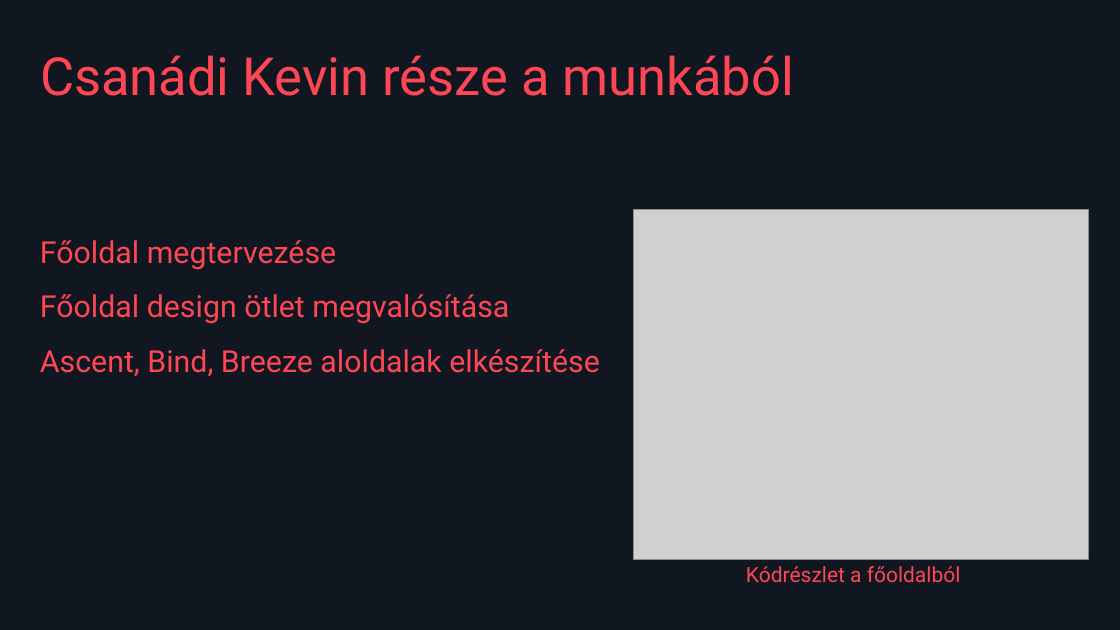
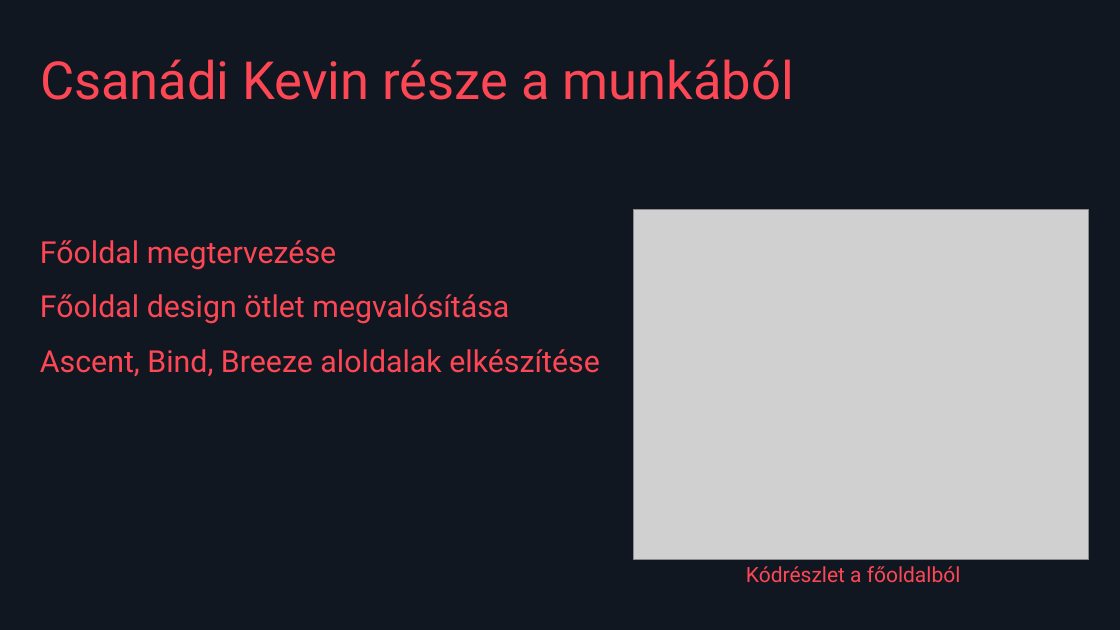
Before and after one commit to Kewkew00/Holy_project, a slide deck: slide 4 of VALORANT útmutató.pptx. Drawn at 1120x630 pixels with LibreOffice and Linux fonts; fonts in the diff are those of the drawing; grey boxes stand for pictures. Boxes give left, top, right and bottom in pixels: in the first picture for what was removed or moved away, otherwise in the second. Text is boxed around its words. In the diff, an @@ line names an element or a change of style, - is before the commit and + after.

```diff
--- a/VALORANT útmutató.pptx
+++ b/VALORANT útmutató.pptx
@@ text "Csanádi Kevin része a munkából": place and size @@
-text "Csanádi Kevin része a munkából" at [40, 55, 794, 96]
+text "Csanádi Kevin része a munkából" at [40, 59, 794, 100]
```
Also in this commit, not shown: 5 other slides changed.
